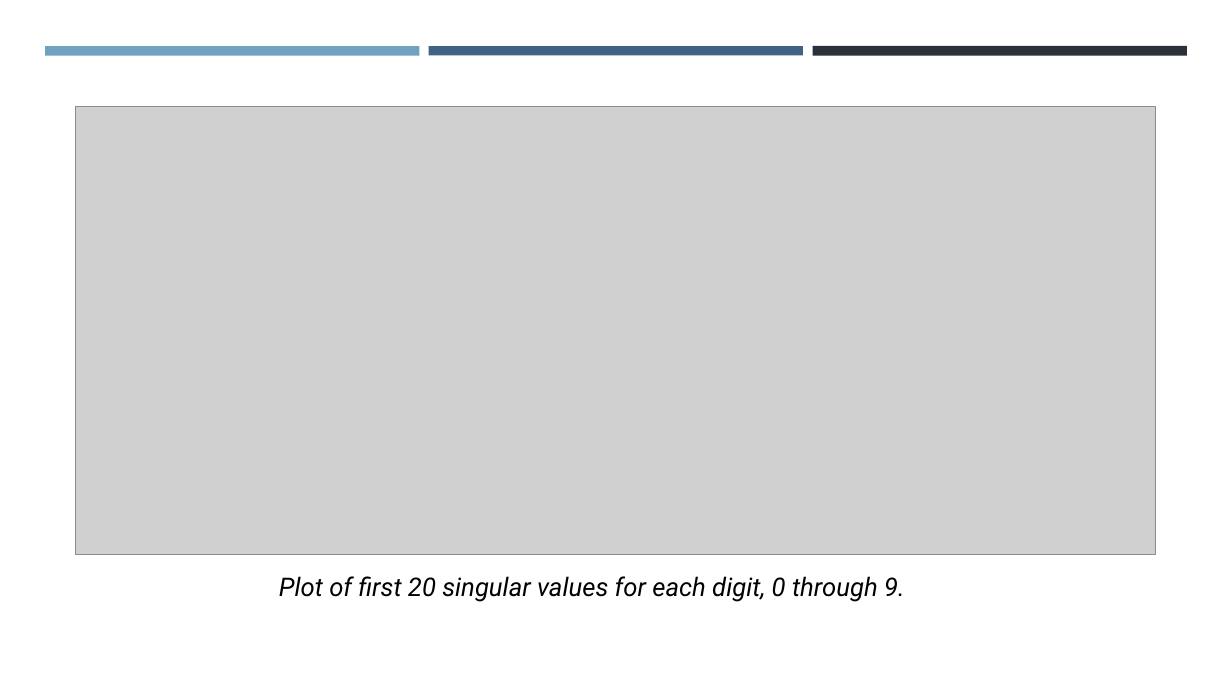
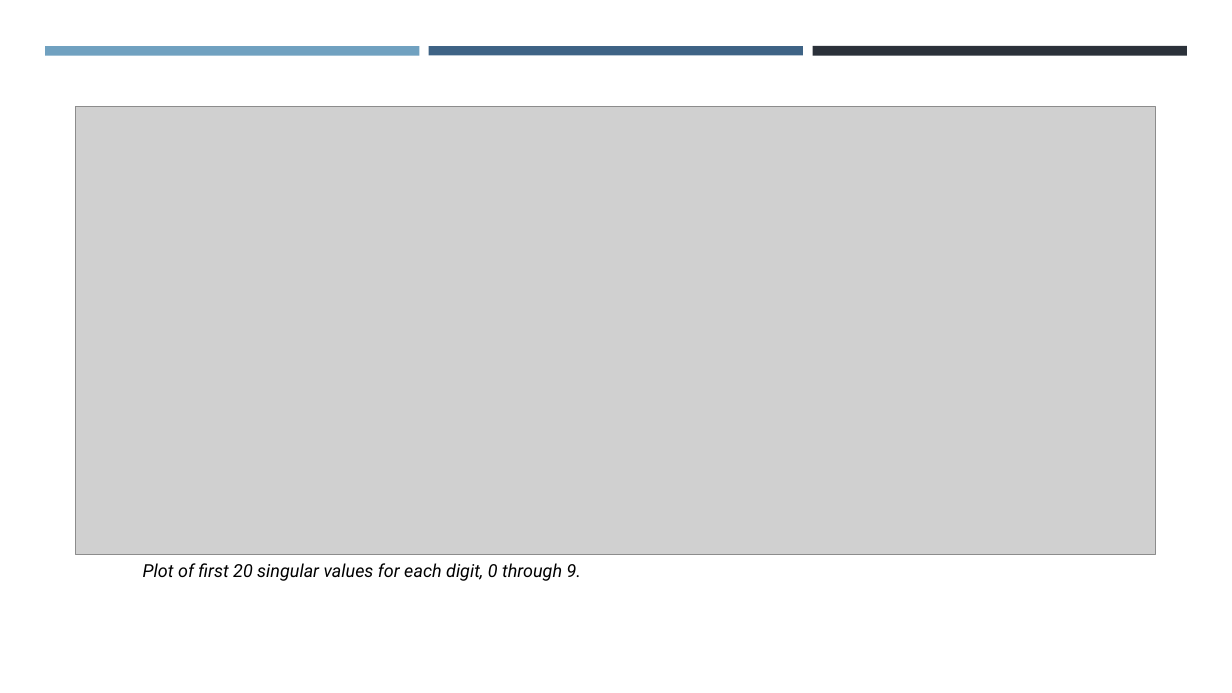
Before and after one commit to justinrnichols/Digit_Recognition, a slide deck: slide 8 of Reports/SVDPowerpoint.pptx. Drawn at 1232x693 pixels with LibreOffice and Linux fonts; fonts in the diff are those of the drawing; grey boxes stand for pictures. Boxes give left, top, right and bottom in pixels: in the first picture for what was removed or moved away, otherwise in the second. Text is boxed around its words. In the diff, an @@ line names an element or a change of style, - is before the commit and + after.

```diff
--- a/Reports/SVDPowerpoint.pptx
+++ b/Reports/SVDPowerpoint.pptx
@@ text "Plot of first 20 singular ..." moved from (x1=279, y1=576, x2=905, y2=602) to (x1=143, y1=563, x2=581, y2=581) @@
@@ text "Plot of first 20 singular ..." at (x1=143, y1=563, x2=581, y2=581): size 20 to 14 pt @@
```
Also in this commit, not shown: 15 other slides changed, 2 slides added, 1 other file.
